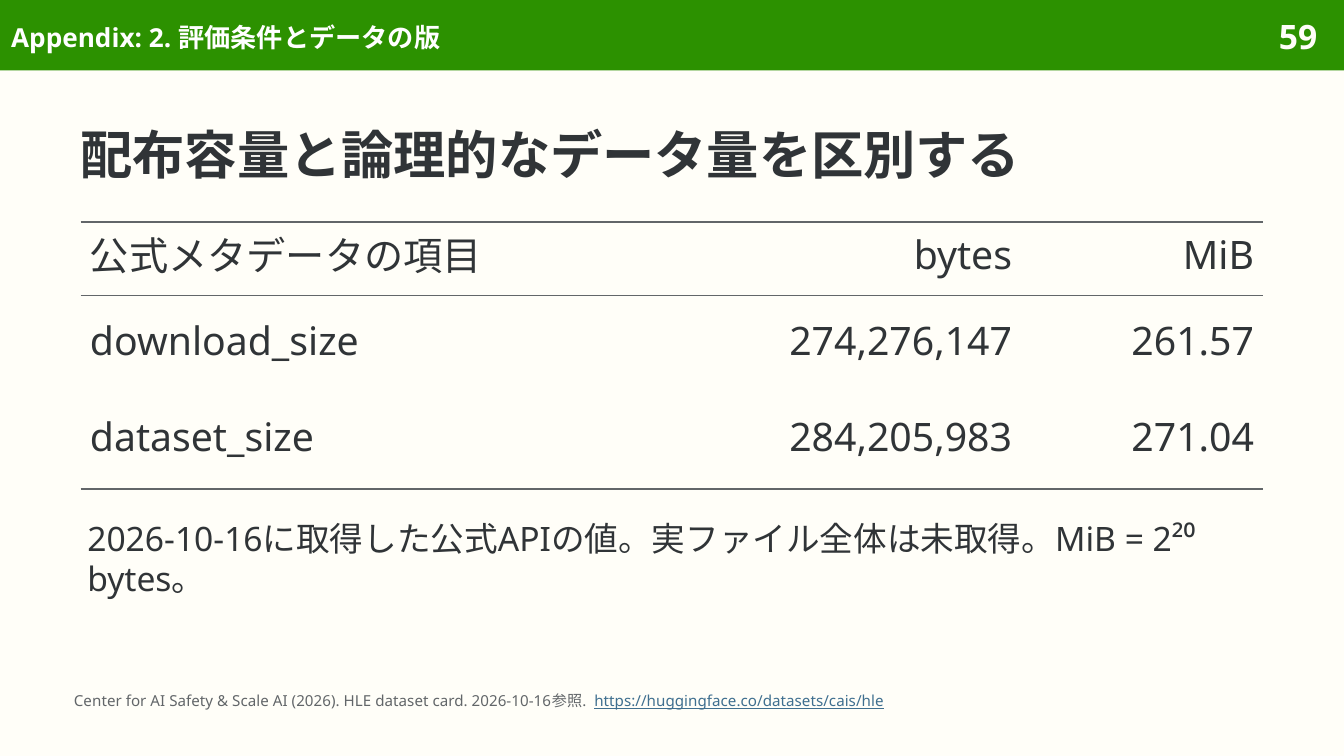
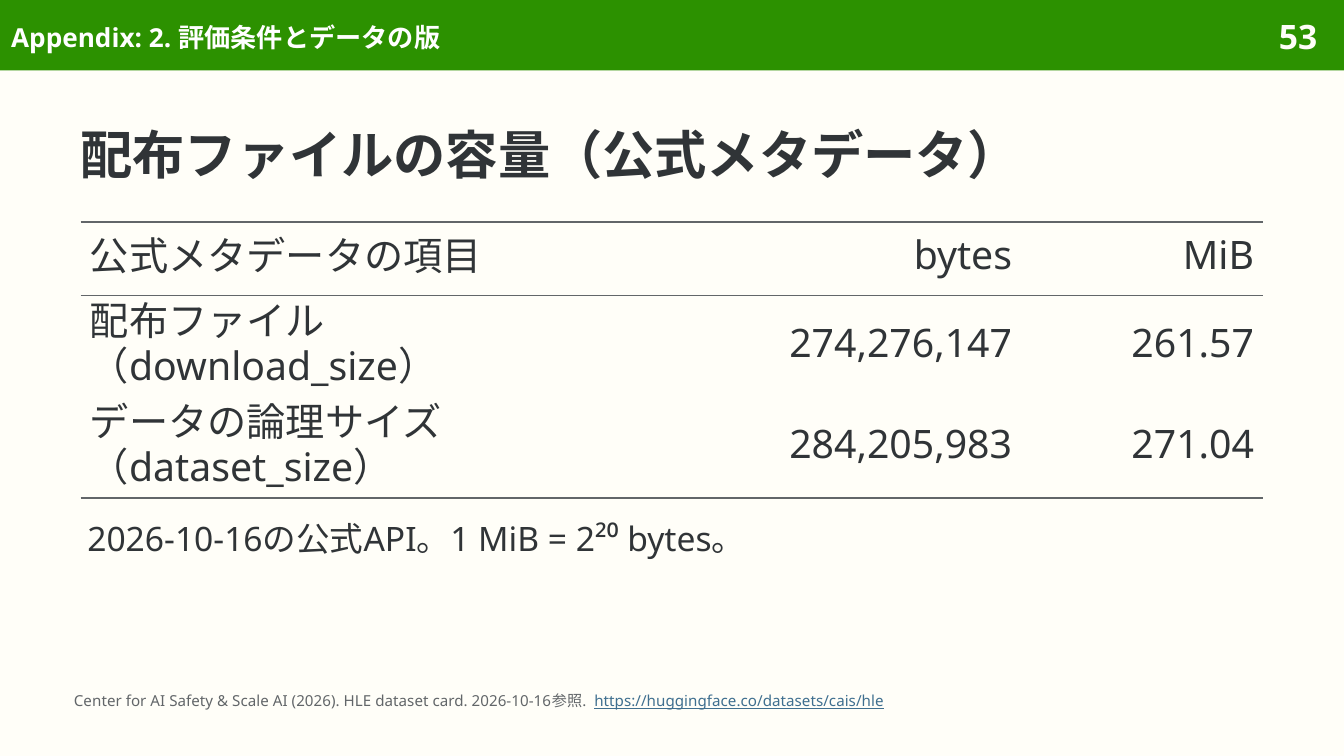
Before and after one commit to sasakiy84/datasets-in-10-minutes, a slide deck: slide 53 of slides/datasets-in-10-minutes-hle.pptx (slide 59 before the commit). Drawn at 1344x756 pixels with LibreOffice and Linux fonts; fonts in the diff are those of the drawing. Boxes give left, top, right and bottom in pixels: in the first picture for what was removed or moved away, otherwise in the second. Text is boxed around its words. In the diff, an @@ line names an element or a change of style, - is before the commit and + after.

```diff
--- a/slides/datasets-in-10-minutes-hle.pptx
+++ b/slides/datasets-in-10-minutes-hle.pptx
@@ page number at [1279,24,1317,50]: text changed @@
-59
+53
@@ title at [81,128,1021,179]: text changed @@
-配布容量と論理的なデータ量を区別する
+配布ファイルの容量（公式メタデータ）
@@ table at [81,222,1263,491] @@
-row 2, column 1: download_size
+row 2, column 1: 配布ファイル（download_size）
-row 3, column 1: dataset_size
+row 3, column 1: データの論理サイズ（dataset_size）
@@ text at [87,522,745,559]: text changed @@
-2026-10-16に取得した公式APIの値。実ファイル全体は未取得。MiB = 2²⁰ bytes。
+2026-10-16の公式API。1 MiB = 2²⁰ bytes。
```
Also in this commit, not shown: 30 other slides changed, 8 slides removed, 4 other files.
